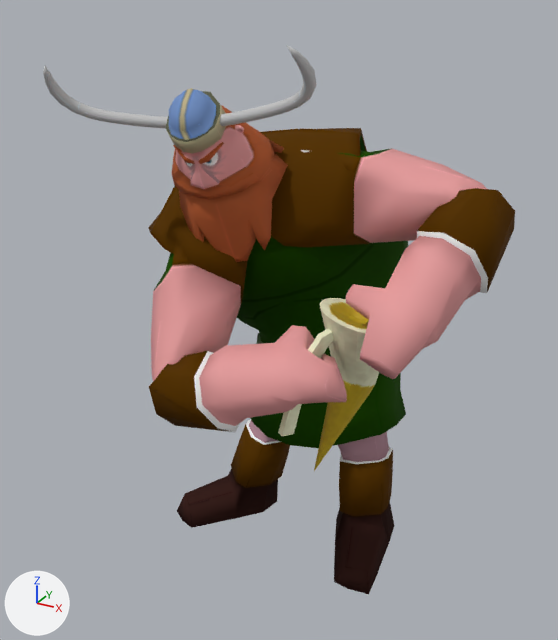
The OBJ model assets/Animacion/Vikingo/Celebracion/vikingoCelebracion_000470.obj as it was, and as the next commit left it.
The view is the same before and after, from a camera (50 mm lens) standing at (3.89, -6.99, 6.52) and looking at (0.01, 0.05, 3.0). The lights are fixed; the arrows at lower left show +X, +Y and +Z. Where no turn or scale is listed for an object, it has been applied to the vertices.

Names of what the first picture shows: 'Vilkingo_ikingoH', 'jarra_jarraH'.
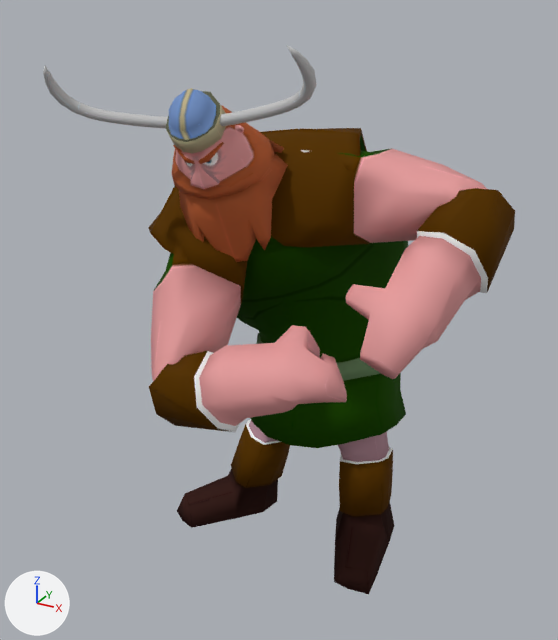
Changed parts and their boxes (x1, y1, x2, y2) in the pictures (558 x 640 px):
'jarra_jarraH', deleted: before (278, 298, 379, 471)

The change, as a diff of the scene's bpy script:
```diff
--- a/assets/Animacion/Vikingo/Celebracion/vikingoCelebracion_000470.obj.py
+++ b/assets/Animacion/Vikingo/Celebracion/vikingoCelebracion_000470.obj.py
@@ ob_jarra_jarrah @@
-ob_jarra_jarrah = bpy.data.objects.new('jarra_jarraH', me_jarra_jarrah)
-ob_jarra_jarrah.location = (0.0, 0.0, 0.0)
```
